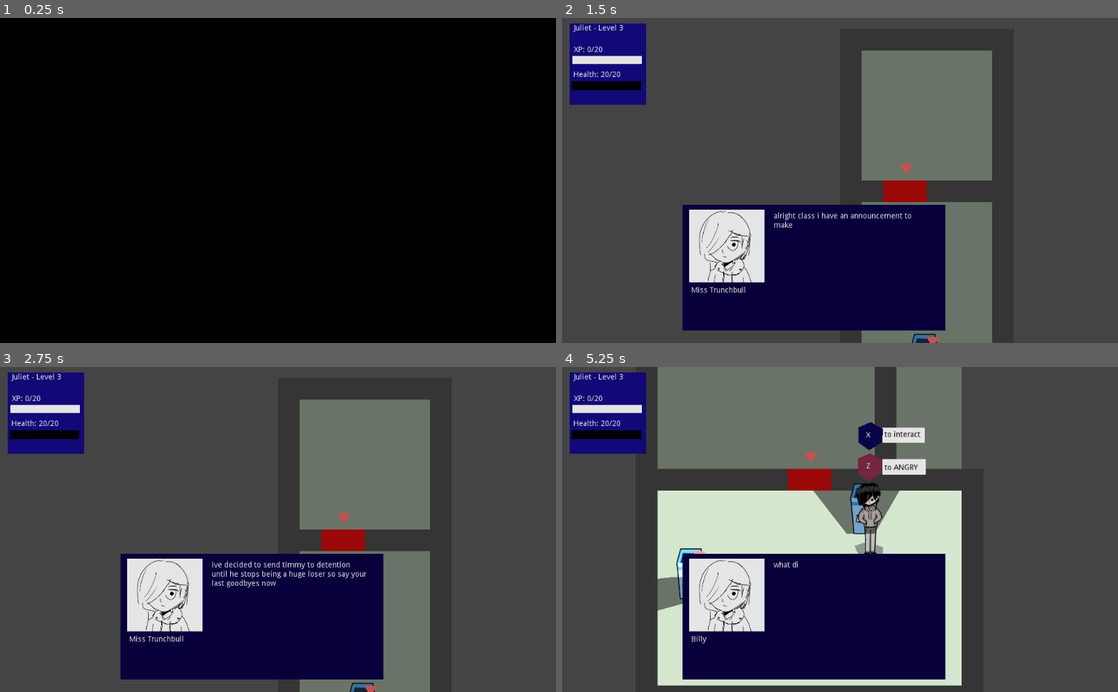
Above: before the commit, frames 1-4 (two rows, left to right).
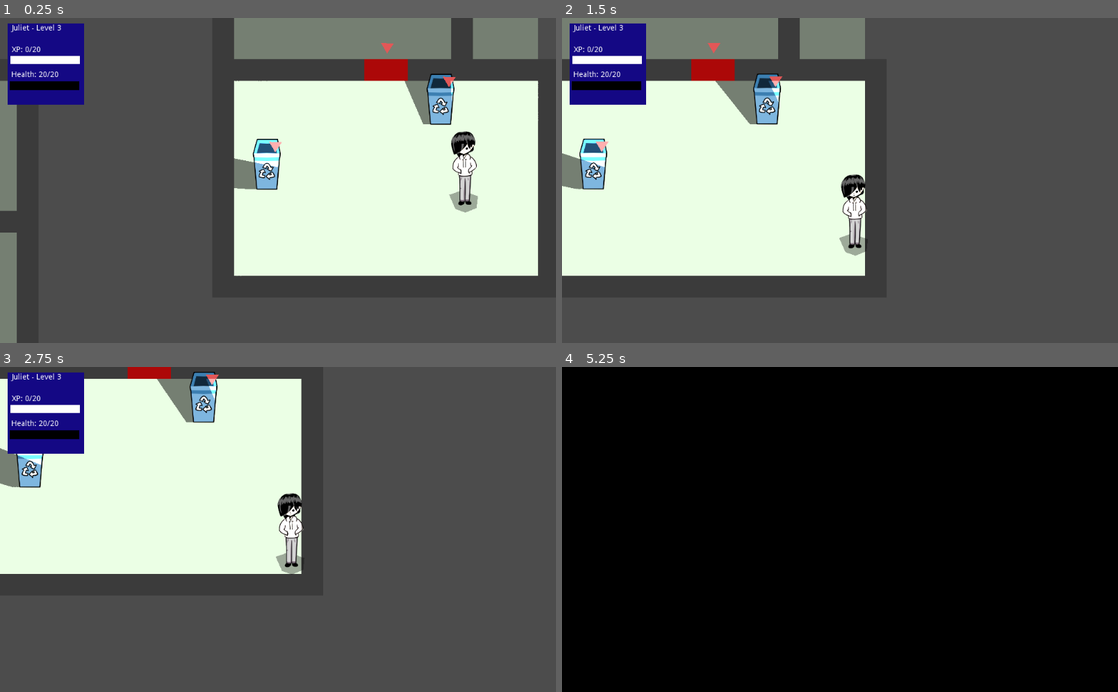
Above: after the commit, the same moments.

Repository: johnfn/ld49
Game: Godot game, scene res://Main.tscn
The game is run twice, just before and just after one commit, with the same random seed, the same clock (stepped at 60 frames per second) and the same inputs.
Inputs (mouse positions are in pixels of both pictures, inside the frame that each line leads up to):
- Up to frame 1 (0.25 s): no input
- Up to frame 2 (1.5 s): move the mouse to (962, 164) at 0.52 s; hold Right (ui_right) 0.53-1.28 s; tap Z (action) at 0.6 s; tap X (angry) at 0.8, 1.35 s; move the mouse to (728, 196) at 1.27 s; hold Down (ui_down) from 1.28 s (still down)
- Up to frame 3 (2.75 s): tap Z (action) at 1.55, 2.1 s; move the mouse to (333, 458) at 2.02 s; release Down (ui_down) at 2.03 s; hold Right (ui_right) from 2.03 s (still down); tap X (angry) at 2.3 s
- Up to frame 4 (5.25 s): move the mouse to (812, 594) at 2.77 s; release Right (ui_right) at 2.78 s; hold Up (ui_up) 2.78-3.53 s; tap X (angry) at 2.85, 3.8, 5.1 s; tap Z (action) at 3.05, 3.6, 5 s; move the mouse to (1006, 578) at 3.52 s; hold Left (ui_left) 3.53-4.25 s; tap I (inventory) at 4.15 s; click (1056, 656) at 4.25 s, where only the run after the commit has a clickable "DIE INSTANTLY"; move the mouse to (673, 480) at 5.02 s; hold Left (ui_left) from 5.03 s (still down)

The runs differ from the first frame. In frame 1, 100% of the frame differs, in the area x 0-100%, y 0-100%; in frame 2, 63%; in frame 3, 60%; in frame 4, 99%.

Commit message:
add item drops

Diff:
--- a/Battle.gd
+++ b/Battle.gd
@@ -58,7 +58,7 @@
   var num_enemies = len(G.battling_against)
   var offset = Vector2(200,100) / num_enemies
   for i in G.battling_against.size():
-    var enemy_type = G.battling_against[i]
+    var enemy_type = G.battling_against[i].enemy_type
     var enemy = enemy_to_tscn[enemy_type].instance()
     add_child(enemy)
     var enemy_final_pos = enemy_pos + offset*(i - ((num_enemies-1)/2))
@@ -117,7 +117,6 @@
 
   end_turn()
 
-
 func start_turn():
   var acting_entity = turn_queue[0]
   print("It's %s's turn!" % acting_entity.get_name())
--- a/Cinematics.gd
+++ b/Cinematics.gd
@@ -9,7 +9,16 @@
   get_tree().paused = true
   G.mode = G.PauseMode.Cinematic
 
+func end_cinematic():
+  get_tree().paused = false
+  G.mode = G.PauseMode.None
+
 func insta_go_to_black():
+  screen_fade.modulate = Color(1.0, 1.0, 1.0, 1.0)
+  screen_fade.visible = true
+
+func insta_go_to_semiblack():
+  screen_fade.modulate = Color(0.5, 0.5, 0.5, 0.5)
   screen_fade.visible = true
 
 func fade_from_black_timed():
@@ -43,10 +52,6 @@
   press_z_to_continue.visible = false
 
 func write_overlay_text(text: String):
-  if G.debug:
-    yield(get_tree(), "idle_frame")
-    return
-
   hide_press_z_to_continue()
 
   overlay_text.visible = true
@@ -75,23 +80,33 @@
   overlay_text.percent_visible = 0
 
 func snap_camera():
+  G.camera().current = true
   G.camera().smoothing_enabled = false
   G.camera().position = G.player().position
   G.camera().force_update_transform()
   G.camera().smoothing_enabled = true
 
 func _on_CinematicTrigger_on_trigger():
+  if not G.debug:
+    start_cinematic()
+    insta_go_to_black()
+    yield(write_overlay_text("One morning, Timmy arrived at Coolville High School to find that everyone was being a total d**k."), "completed")
+    yield(write_overlay_text("Unfortunately, Timmy is part of everyone."), "completed")
+    fade_from_black_timed()
+    snap_camera()
+
+    G.dialog().start([
+      { "speaker": "Miss Trunchbull", "dialog": "alright class i have an announcement to make", },
+      { "speaker": "Miss Trunchbull", "dialog": "ive decided to send timmy to detention until he stops being a huge loser so say your last goodbyes now", },
+    ])
+
+func get_inventory_item(name: String):
   start_cinematic()
-  insta_go_to_black()
-  yield(write_overlay_text("One morning, Timmy arrived at Coolville High School to find that everyone was being a total d**k."), "completed")
-  yield(write_overlay_text("Unfortunately, Timmy is part of everyone."), "completed")
+  snap_camera()
+  insta_go_to_semiblack()
+  yield(write_overlay_text("You got a %s" % name), "completed")
   fade_from_black_timed()
-  snap_camera()
-
-  G.dialog().start([
-    { "speaker": "Miss Trunchbull", "dialog": "alright class i have an announcement to make", },
-    { "speaker": "Miss Trunchbull", "dialog": "ive decided to send timmy to detention until he stops being a huge loser so say your last goodbyes now", },
-  ])
+  end_cinematic()
 
 func _ready():
   for child in get_children():
--- a/Cinematics.tscn
+++ b/Cinematics.tscn
@@ -23,7 +23,6 @@
 script = ExtResource( 1 )
 
 [node name="ScreenFade" type="ColorRect" parent="."]
-visible = false
 margin_right = 1040.0
 margin_bottom = 600.0
 mouse_filter = 2
--- a/Globals.gd
+++ b/Globals.gd
@@ -9,6 +9,7 @@
 }
 
 enum InventoryItem {
+  None,
   HallPass,
   SchoolFiles,
   TrueEnlightenment,
@@ -19,7 +20,8 @@
 var inventory_contents = [
   InventoryItem.PlusDef,
   InventoryItem.PlusDef,
-]
+  InventoryItem.HallPass,
+] if debug else []
 
 var inventory_text = {
   InventoryItem.HallPass: { "name": "hall pass", "desc": "with this you can go anywhere your heart desires", },
@@ -28,6 +30,8 @@
   InventoryItem.PlusStr: { "name": "plus str", "desc": "just holding this makes you feel stronger", },
   InventoryItem.PlusDef: { "name": "plus def", "desc": "this makes your skin feel a bit tougher" },
 }
+
+onready var cinematics = $"/root/Main/Cinematics"
 
 func battle_scene() -> BattleScene:
   var b: BattleScene = $"/root/Main/BattleScene"
@@ -87,6 +91,19 @@
   return 9999999999
 
 func end_battle():
+  var items_gotten = []
+
+  for enemy in G.battling_against:
+    inventory_contents.push_back(enemy.drop_type)
+
+    if items_gotten.size() == 0:
+      items_gotten.push_back(enemy.drop_type)
+
+  for enemy in G.battling_against:
+    enemy.queue_free()
+
+  yield(cinematics.get_inventory_item("Test"), "completed")
+
   G.camera().current = true
 
   G.in_battle = false
--- a/InteractionMarker.gd
+++ b/InteractionMarker.gd
@@ -58,7 +58,7 @@
     emit_signal("on_interact")
 
 func choose_anger():
-  G.start_battle([interactor.enemy_type, interactor.enemy_type])
+  G.start_battle([interactor, interactor])
 
 func check_for_interactions():
   if Input.is_action_just_pressed("action") and G.mode == G.PauseMode.None:
--- a/Inventory.gd
+++ b/Inventory.gd
@@ -13,6 +13,10 @@
     c.queue_free()
 
   for item in G.inventory_contents:
+    if item == G.InventoryItem.None:
+      #hopefully this never happens lul but u never know.........
+      continue
+
     var new_item = inventory_item_scene.instance()
 
     new_item.item_name = G.inventory_text[item]['name']
--- a/Main.tscn
+++ b/Main.tscn
@@ -35,6 +35,7 @@
 [node name="MissTrunchbull" parent="." instance=ExtResource( 9 )]
 dialog = "miss_trunchbull_dialog"
 interaction_name = "MissTrunchbull"
+drop_type = 1
 
 [node name="StupidNpc" parent="." instance=ExtResource( 9 )]
 position = Vector2( 1040, -200 )
--- a/Npc.gd
+++ b/Npc.gd
@@ -4,6 +4,7 @@
 export(String) var dialog = []
 export var interaction_name = "Steve"
 export(G.ENEMIES) var enemy_type = G.ENEMIES.Steve
+export(G.InventoryItem) var drop_type = G.InventoryItem.None
 
 func _on_InteractionMarker_on_interact():
   G.dialog().start(dialog)
